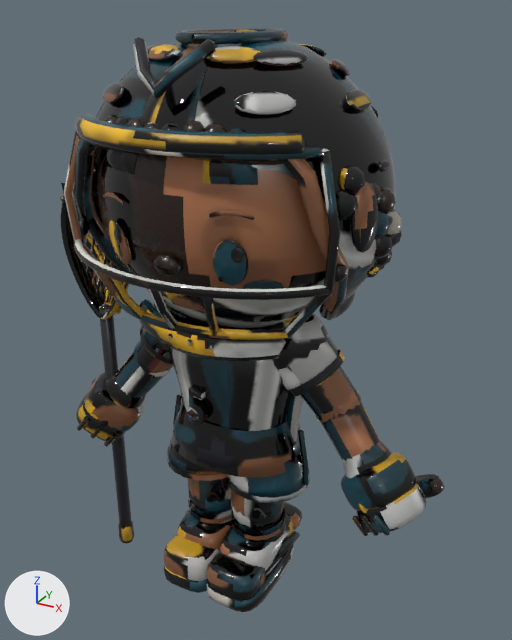
The Blender file 3D/Production/Characters/BoyField/LaxAttack_lax_team_away_5_v9.blend as it was, and as the next commit left it.
The view is the same before and after, from a 50 mm camera at (0.82, -1.389, 1.448) aimed at (0.024, 0.059, 0.724). Lighting does not change. The marker at lower left points along +X, +Y and +Z. The picture after the commit comes second.

The older version as bpy lines, for what is in view:
```python
me_lax_team_away_5_body = bpy.data.meshes.new('lax_team_away_5_body')
me_lax_team_away_5_body.from_pydata(...)  # 23069 vertices, 24184 faces; spans x -0.54..0.54, y -0.34..0.35, z -0.11..1.41
me_lax_team_away_5_body.materials.append(mat_m_lax_team_away_5_atlas)
ob_lax_team_away_5_body = bpy.data.objects.new('lax_team_away_5_body', me_lax_team_away_5_body)
ob_lax_team_away_5_body.location = (0.0, 0.0, 0.0)
```
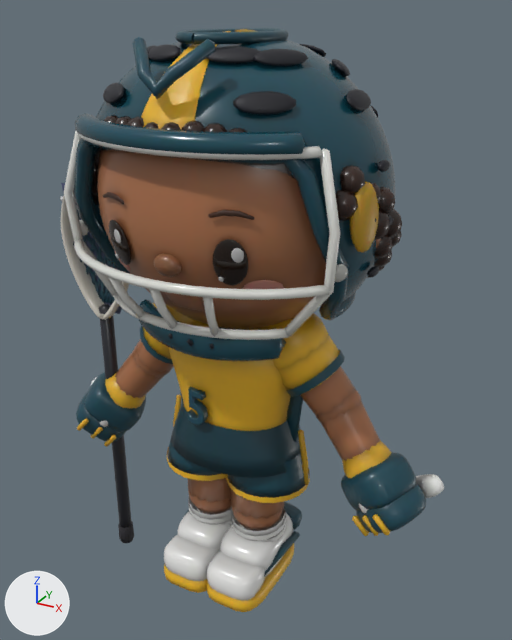
What the commit changed:
me_lax_team_away_5_body is used by ob_lax_team_away_5_body; location (0.0, 0.0, 0.0).
me_lax_team_away_5_body had 23069 vertices, 24184 faces and spanned x -0.54..0.54, y -0.34..0.35, z -0.11..1.41.
me_lax_team_away_5_body now has 23109 vertices, 24280 faces and spans x -0.54..0.54, y -0.34..0.35, z -0.11..1.41.
me_lax_team_away_5_body part 1: 63 vertices moved within x -0.16..0.16, y -0.28..-0.14, z 1.2..1.32; 262 vertices removed from x -0.18..0.18, y -0.26..-0.18, z 1.14..1.26; 302 vertices added at x -0.16..0.16, y -0.23..-0.14, z 1.21..1.33.
me_lax_team_away_5_body part 2: 23091 kept faces spanning x -0.54..0.54, y -0.34..0.35, z -0.11..1.41 get new texture (UV) coordinates.
Other edits to the shape of me_lax_team_away_5_body do not show in these pictures.

Where the change shows, as pixel boxes (x1, y1, x2, y2) in the pictures (512 x 640 px; the box of a moved part takes in the faces that stretch with it):
part 1 of me_lax_team_away_5_body, moved or reshaped (mostly hidden afterwards)
    before: (104, 115, 265, 185)
    after: (115, 115, 244, 165)
part 2 of me_lax_team_away_5_body, surface changed
    both: (60, 29, 444, 612)
